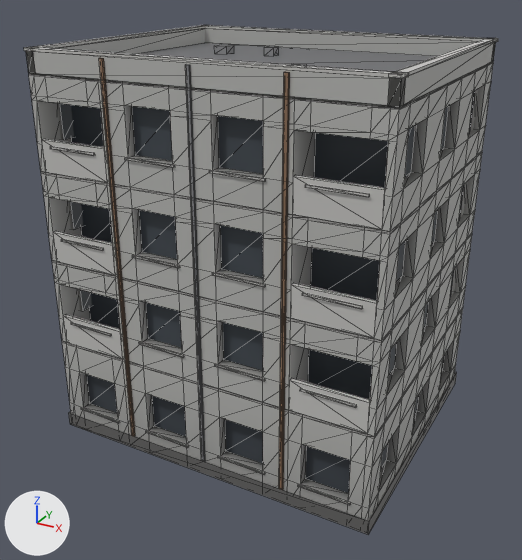
Two versions of the glTF model assets/props/building_tall.glb, one commit apart.
Camera for both pictures: a 50 mm camera at (11.51, -21.82, 16.18) aimed at (-0.11, -0.7, 5.62). The axes (+X, +Y, +Z) are drawn at lower left. The lights are the same throughout. The first picture is the older version. Mesh edges are drawn as thin lines. Vertices at exactly the same position are counted once.

The scene before the commit, as lines of its bpy script (objects in view):
```python
me_building_tall = bpy.data.meshes.new('building_tall')
me_building_tall.from_pydata(...)  # 1652 vertices, 2888 faces; spans x -6.07..6.07, y -5.03..5.03, z 0.0..13.79
me_building_tall.materials.append(mat_defaultmaterial)
ob_building_tall = bpy.data.objects.new('building_tall', me_building_tall)
ob_building_tall.location = (0.0, 0.0, 0.0)
```
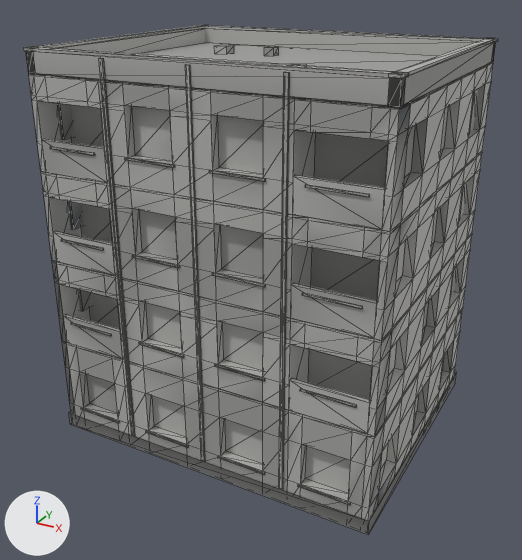
Changed parts and their boxes (x1, y1, x2, y2) in the pictures (522 x 560 px):
part 1 of me_building_tall, recoloured (lighter)
    both: (34, 43, 493, 535)
part 2 of me_building_tall, recoloured
    both: (24, 37, 498, 503)

What changed in the scene script:
```text
Change me_building_tall:
    where me_building_tall.from_pydata(...)  # 1652 vertices, 2888 faces; spans x -6.07..6.07, y -5.03..5.03, z 0.0..13.79
    used by ob_building_tall; location = (0.0, 0.0, 0.0)
    me_building_tall part 1: 1545 faces centred in x -6.06..6.06, y -5.02..5.02, z 0.0..13.65 are repainted in the vertex colours; the middle colour goes from grey #a0a09e to grey #b2b2af
    me_building_tall part 2: 1071 faces centred in x -6.07..6.07, y -5.03..5.03, z 0.95..13.79 are repainted in the vertex colours; the middle colour goes from grey #bebdbb to grey #a0a09e
```
